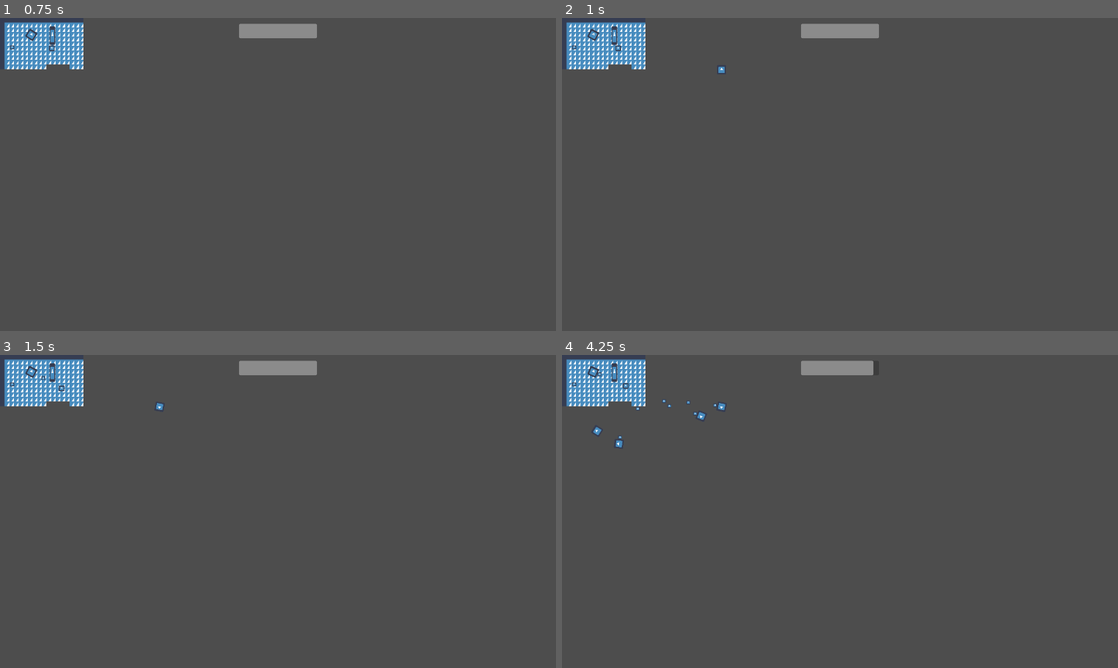
Above: before the commit, frames 1-4 (two rows, left to right).
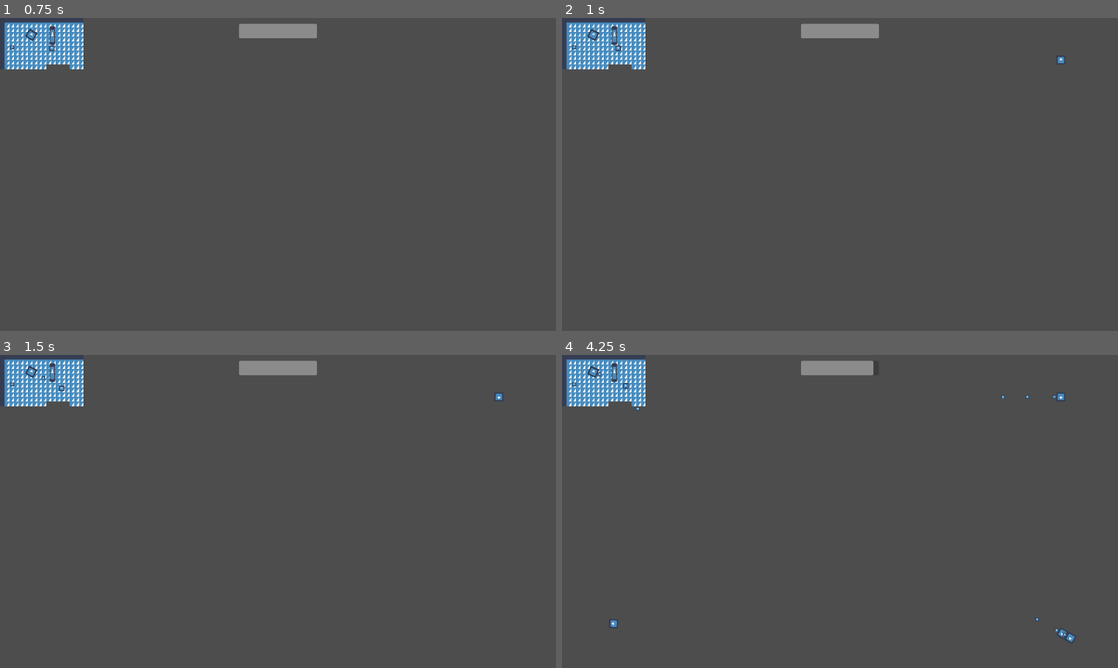
Above: after the commit, the same moments.

Repository: FeniXb3/LaughArena
Game: Godot game, scene res://Scenes/bulletHellMap.tscn
Same seed, same stepped clock (60 frames per second), same inputs: the game is played once before the commit and once after it. The engine's default icon, where the game draws it, is replaced by a stand-in: a white triangle on a blue panel in a dark square.
Inputs (mouse positions are in pixels of both pictures, inside the frame that each line leads up to):
- Up to frame 1 (0.75 s): tap Enter (ui_accept) at 0.5 s; move the mouse to (400, 158) at 0.52 s; hold D (move_right) from 0.53 s (still down); click (400, 158) at 0.67 s
- Up to frame 2 (1 s): keep holding D (move_right); tap Enter (ui_accept) at 0.77 s
- Up to frame 3 (1.5 s): tap Enter (ui_accept) at 1.25 s; move the mouse to (166, 527) at 1.27 s; release D (move_right) at 1.28 s; hold S (move_down) from 1.28 s (still down)
- Up to frame 4 (4.25 s): tap Enter (ui_accept) at 1.52, 3.02, 3.77 s; move the mouse to (895, 442) at 2.02 s; release S (move_down) at 2.03 s; hold D (move_right) 2.03-2.78 s; move the mouse to (812, 574) at 2.77 s; hold W (move_up) 2.78-3.53 s; click (812, 574) at 2.92 s; move the mouse to (1006, 558) at 3.52 s; hold A (move_left) from 3.53 s (still down)

Frame 1 is identical in both runs. In frame 2, less than 0.1% of the frame differs, in the area x 28-91%, y 12-18%; in frame 3, less than 0.1%; in frame 4, 0.3%, in the area x 5-93%, y 12-92%.

Commit message:
spawnery

Diff:
--- a/Scenes/bulletHellMap.tscn
+++ b/Scenes/bulletHellMap.tscn
@@ -217,6 +217,20 @@
 turrets_parent = NodePath("..")
 ammo_parent = NodePath("..")
 
+[node name="spawnery" type="Node2D" parent="Director"]
+
+[node name="Marker2D" type="Marker2D" parent="Director/spawnery"]
+position = Vector2(262, 93)
+
+[node name="Marker2D2" type="Marker2D" parent="Director/spawnery"]
+position = Vector2(1723, 145)
+
+[node name="Marker2D3" type="Marker2D" parent="Director/spawnery"]
+position = Vector2(178, 927)
+
+[node name="Marker2D4" type="Marker2D" parent="Director/spawnery"]
+position = Vector2(1742, 969)
+
 [node name="TileMap" type="TileMap" parent="."]
 tile_set = SubResource("TileSet_kks57")
 format = 2
--- a/Scripts/Director.gd
+++ b/Scripts/Director.gd
@@ -9,16 +9,17 @@
 	var attempts = 0
 	var max_attempts = 100  # Maximum number of attempts to find a valid location
 	var spawned = false
+	var pos = $spawnery.get_child(randi()%$spawnery.get_child_count()).position
 
 	while not spawned and attempts < max_attempts:
-		var x = randf_range(30, 330)
-		var y = randf_range(30, 600)
 		if (1):
 			var enemy = enemy_scene.instantiate()
-			enemy.position = Vector2(y, x)
+			enemy.position = pos
 			(enemy as Turret2).ammo_parent = ammo_parent
 			turrets_parent.add_child(enemy)
 			spawned = true
 
 		else:
 			attempts += 1
+
+#var vec = (Vector2.ONE * randf_range(0, 100)).rotated(randf_range(0, PI))
